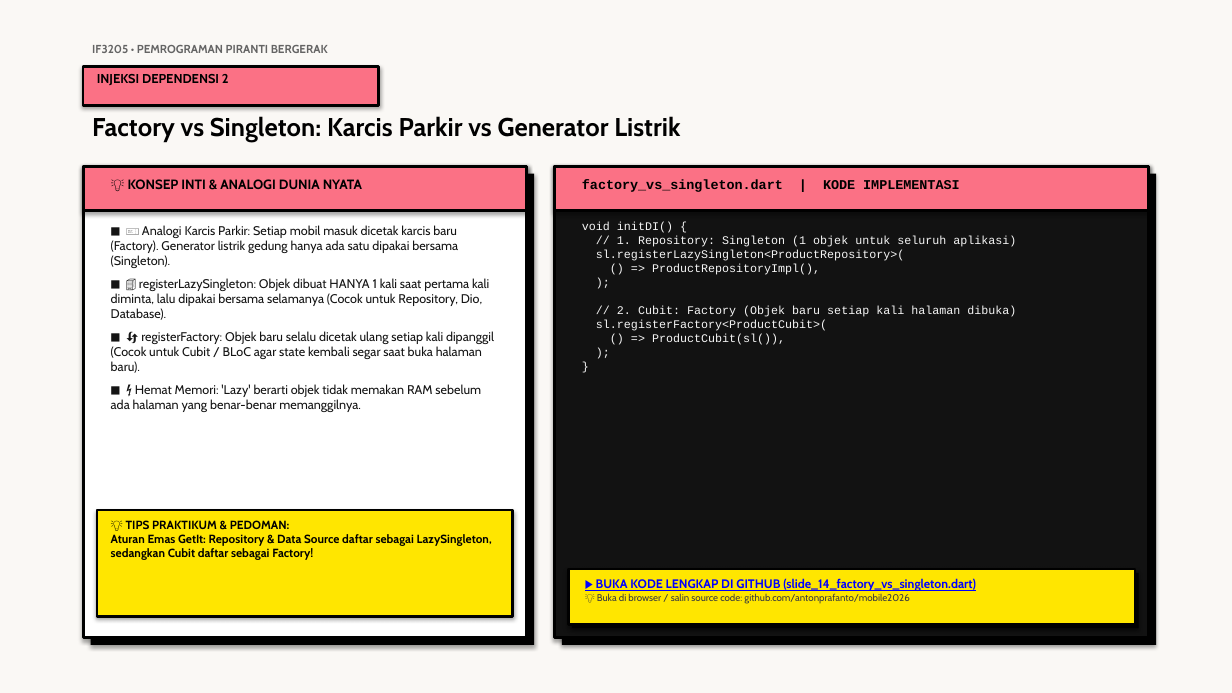
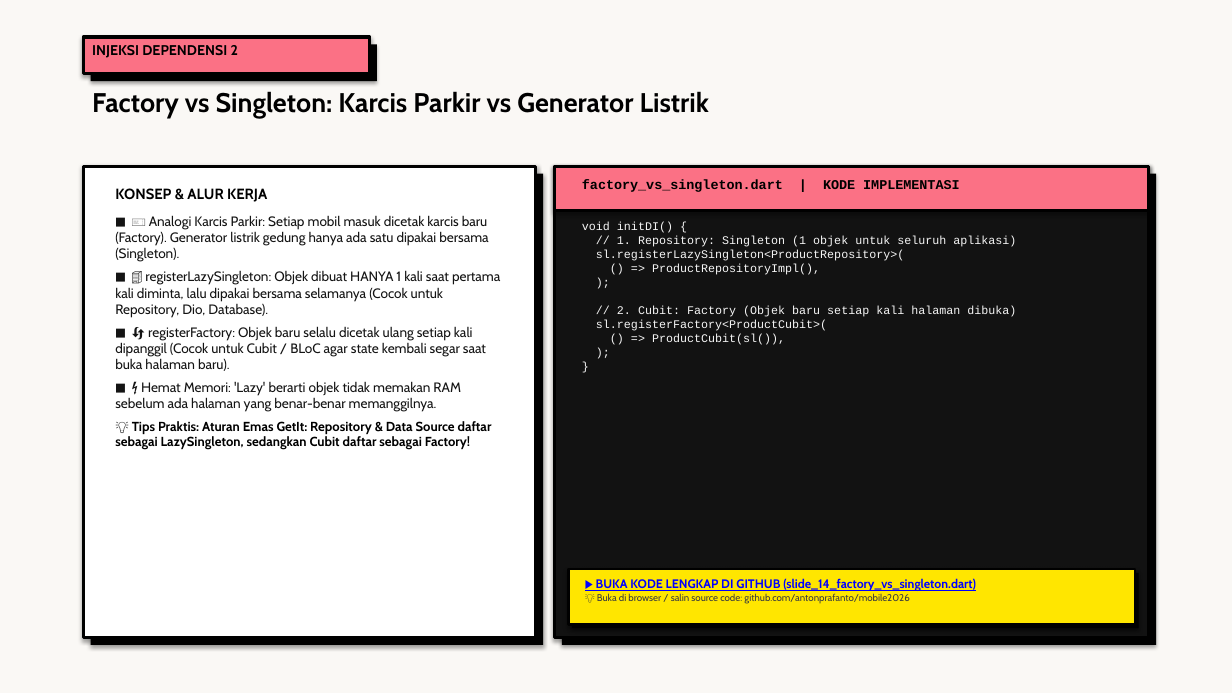
Before and after one commit to antonprafanto/mobile2026, a slide deck: slide 14 of 03_slide_presentasi/PERTEMUAN_07_Clean_Architecture_dan_Design_Pattern.pptx. Drawn at 1232x693 pixels with LibreOffice and Linux fonts; fonts in the diff are those of the drawing. Boxes give left, top, right and bottom in pixels: in the first picture for what was removed or moved away, otherwise in the second. Text is boxed around its words. In the diff, an @@ line names an element or a change of style, - is before the commit and + after.

Commit message:
style(presentation): standardisasi tipografi dan ukuran font seluruh slide P1-P3 dan P5-P7 sesuai standar emas PPT 4

```diff
--- a/03_slide_presentasi/PERTEMUAN_07_Clean_Architecture_dan_Design_Pattern.pptx
+++ b/03_slide_presentasi/PERTEMUAN_07_Clean_Architecture_dan_Design_Pattern.pptx
@@ text "INJEKSI DEPENDENSI 2": place and size @@
-text "INJEKSI DEPENDENSI 2" at (97,74,229,85)
+text "INJEKSI DEPENDENSI 2" at (92,45,238,58)
@@ text "INJEKSI DEPENDENSI 2" at (92,45,238,58): size 10 to 11 pt @@
@@ rectangle added at (83,37,370,74), fill #FB7185, outline #000000 2.5 pt @@
@@ rectangle: place and size @@
-rectangle at (83,67,379,105)
+rectangle at (91,44,377,81)
@@ rectangle at (91,44,377,81): fill #FB7185 to #000000; outline #000000 2 pt to none @@
@@ text removed at (92,45,328,53) @@
-IF3205 • PEMROGRAMAN PIRANTI BERGERAK
@@ text "Factory vs Singleton: Karcis Parkir ...": place and size @@
-text "Factory vs Singleton: Karcis Parkir ..." at (92,116,680,142)
+text "Factory vs Singleton: Karcis Parkir ..." at (92,91,709,119)
@@ text "Factory vs Singleton: Karcis Parkir ..." at (92,91,709,119): size 20 to 21 pt @@
@@ rectangle: place and size @@
-rectangle at (83,166,527,638)
+rectangle at (83,166,536,638)
@@ rectangle removed at (83,166,527,211) @@
@@ rectangle: place and size @@
-rectangle at (91,174,534,645)
+rectangle at (91,174,543,645)
@@ text removed at (128,179,362,189) @@
-💡 KONSEP INTI & ANALOGI DUNIA NYATA
@@ text "KONSEP & ALUR KERJA": place and size @@
-text "KONSEP & ALUR KERJA" at (111,225,494,412)
+text "KONSEP & ALUR KERJA" at (115,188,500,450)
@@ text at (115,188,267,202): paragraph added @@
+KONSEP & ALUR KERJA
@@ text at (115,215,500,412): size 9.8 to 10.6 pt in "■ 🎫 Analogi Karcis Parkir: Setiap mobil ...", "■ 🏢 registerLazySingleton: Objek dibuat HANYA 1 ...", "■ 🔄 registerFactory: Objek baru selalu dicetak ...", "■ ⚡ Hemat Memori: 'Lazy' berarti objek ..."; less space between paragraphs @@
@@ text at (115,421,492,450): paragraph added @@
+💡 Tips Praktis: Aturan Emas GetIt: Repository & Data Source daftar sebagai LazySingleton, sedangkan Cubit daftar sebagai Factory!
@@ rectangle removed at (97,510,513,616) @@
@@ text removed at (111,520,492,560) @@
-💡 TIPS PRAKTIKUM & PEDOMAN:
-Aturan Emas GetIt: Repository & Data Source daftar sebagai LazySingleton, sedangkan Cubit daftar sebagai Factory!
```
Also in this commit, not shown: 17 other slides changed, 11 other files.
